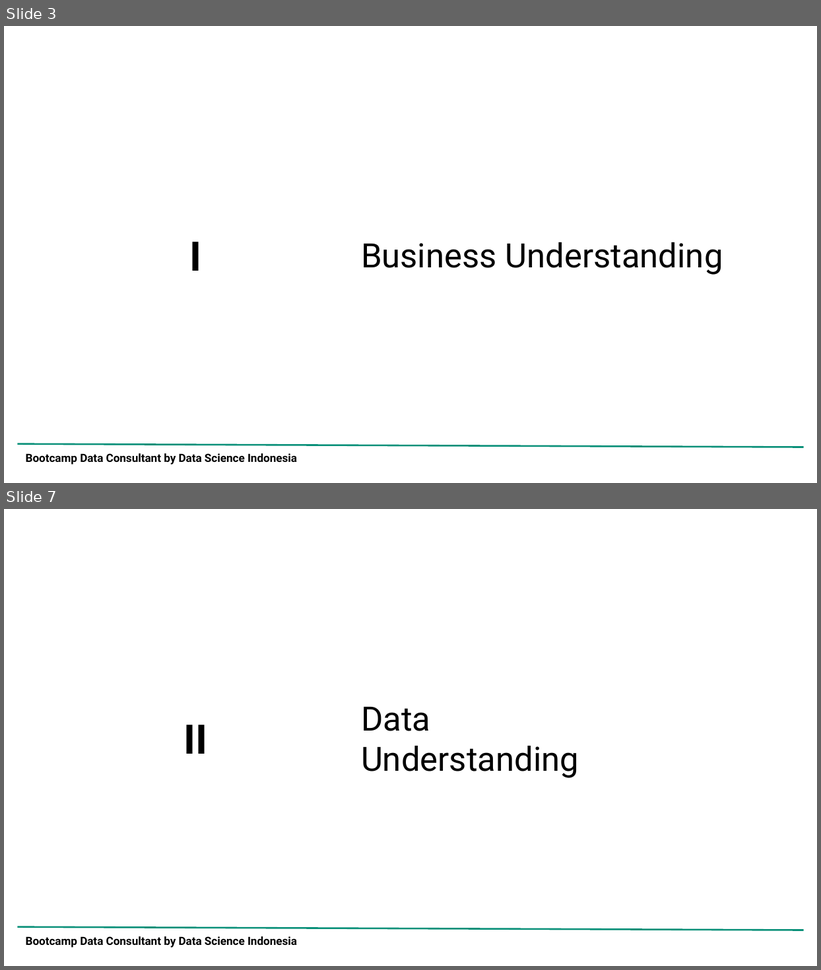
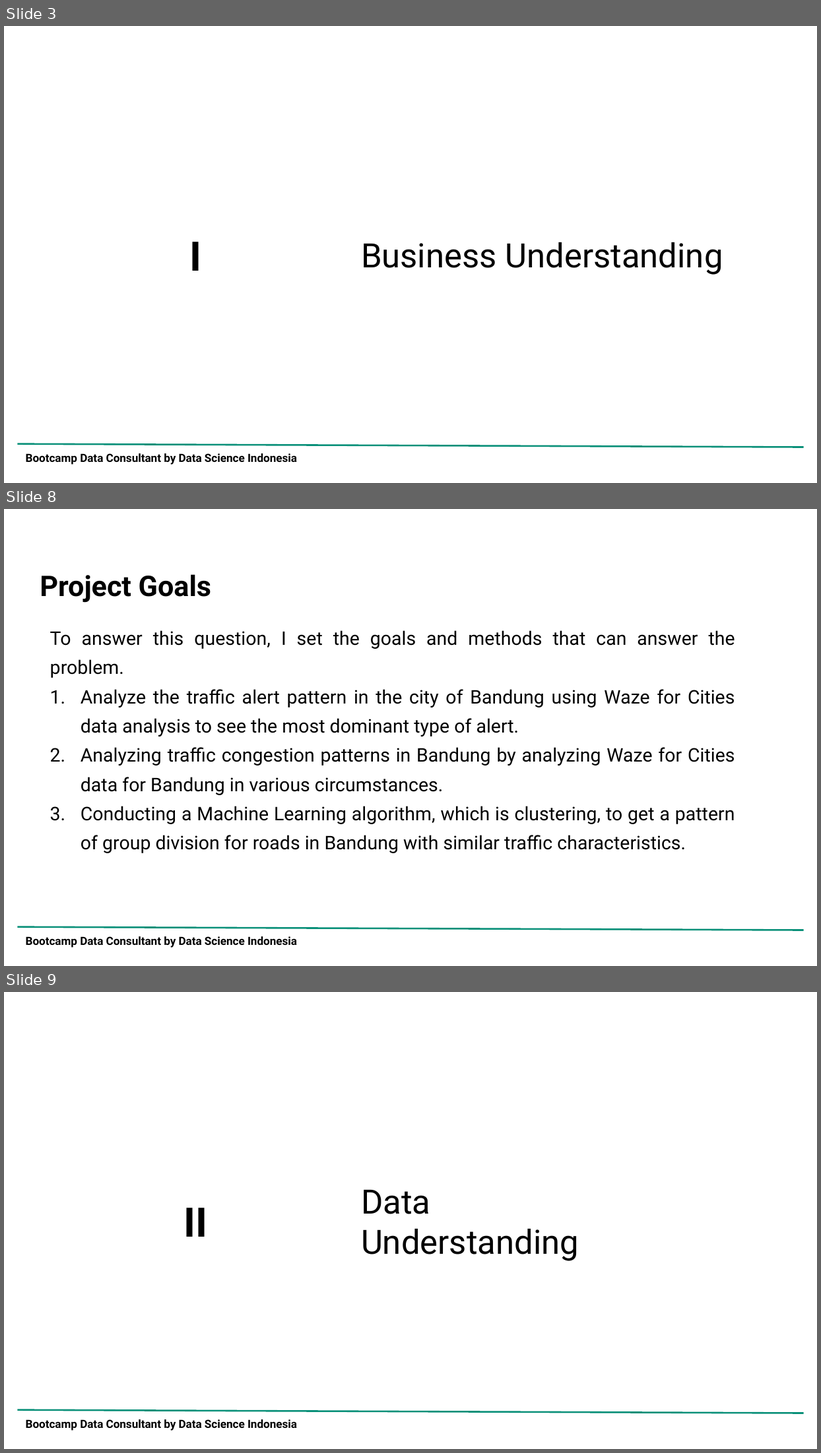
Before and after one commit to adrn-mm/DSLS_Mini-Project-DS_Adrian-Maulana-Muhammad, a slide deck: reports/Project Report_Mini Project DS_Adrian Maulana Muhammad.pptx. Shown one above the other, each under a label of ours: slides 3 and 7 before the commit, slides 3, 8 and 9 after it; the slides between them are not shown. The pictures are 821x970 and 821x1453 pixels, drawn with LibreOffice and Linux fonts; fonts in the diff are those of the drawing; background and template pictures are left out. Boxes give left, top, right and bottom in pixels: in the first picture for what was removed or moved away, otherwise in the second. Text is boxed around its words. In the diff, an @@ line names an element or a change of style, - is before the commit and + after.

Commit message:
Update Project Report

```diff
--- a/reports/Project Report_Mini Project DS_Adrian Maulana Muhammad.pptx
+++ b/reports/Project Report_Mini Project DS_Adrian Maulana Muhammad.pptx
@@ slide 8 added at (4, 509, 817, 966), background picture (left out); not listed: 2 template elements that a slide beside it also shows @@
@@ title added at (40, 574, 211, 603), 25.2 pt, text #000000, bold @@
+Project Goals
@@ text added at (50, 630, 735, 854), 16.6 pt, text #000000 @@
+To answer this question, I set the goals and methods that can answer the problem.
+1. Analyze the traffic alert pattern in the city of Bandung using Waze for Cities data analysis to see the most dominant type of alert.
+2. Analyzing traffic congestion patterns in Bandung by analyzing Waze for Cities data for Bandung in various circumstances.
+3. Conducting a Machine Learning algorithm, which is clustering, to get a pattern of group division for roads in Bandung with similar traffic characteristics.
@@ what was slide 7 is now slide 9 @@
```
Also in this commit, not shown: 7 slides changed, 33 other slides added, 6 slides removed, 4 other files.
